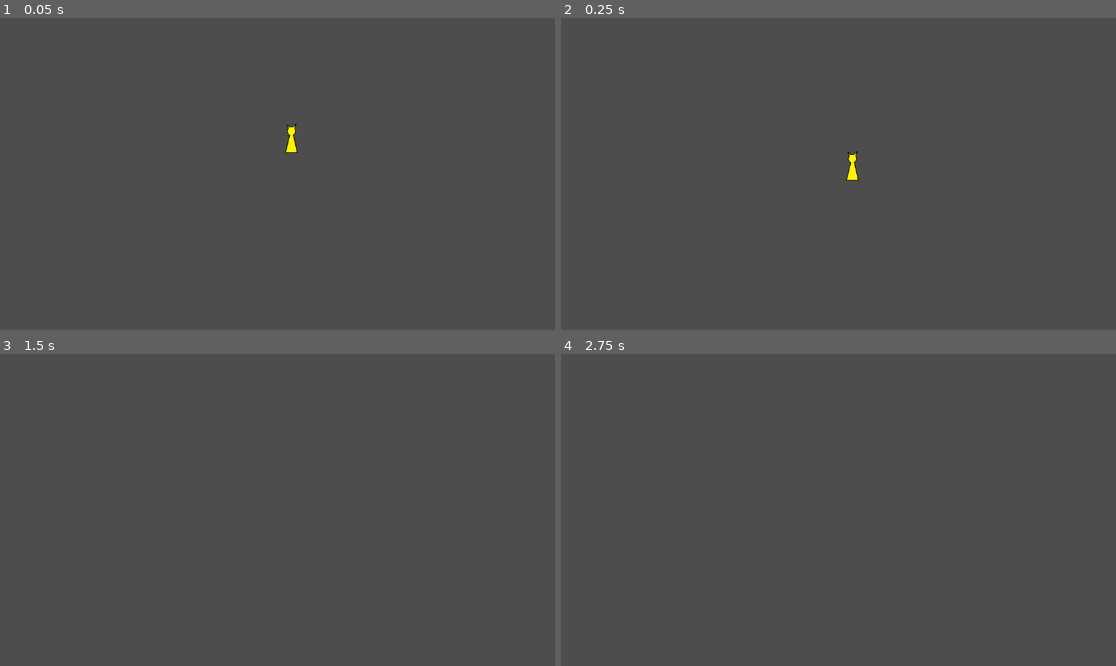
Above: before the commit, frames 1-4 (two rows, left to right).
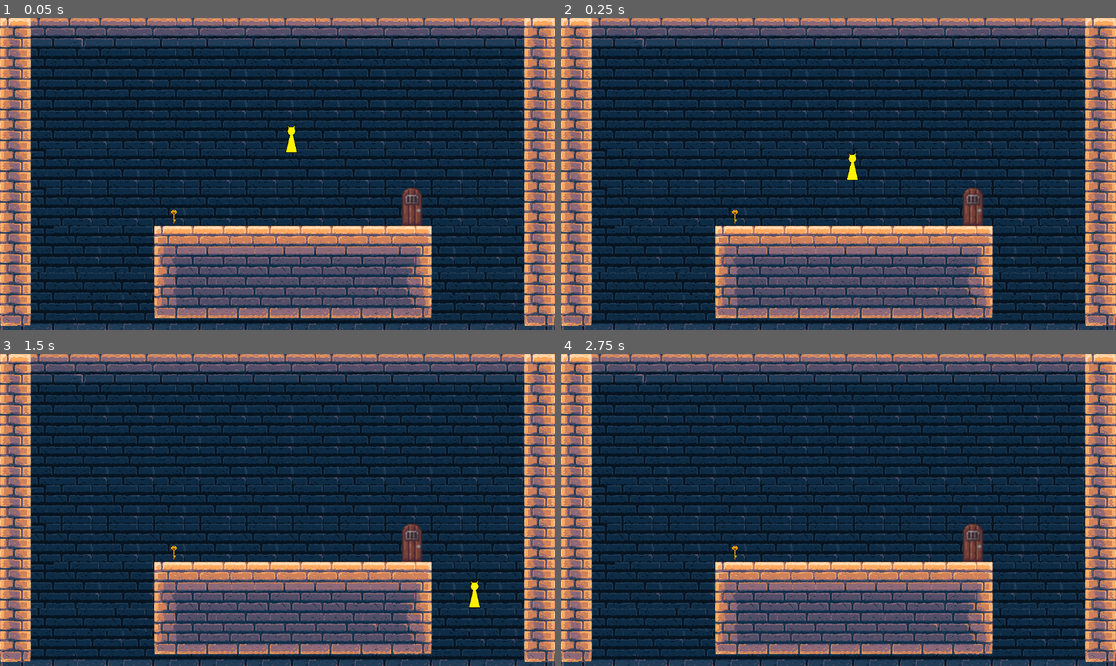
Above: after the commit, the same moments.

Repository: WalmartRoblox/Test-Game
Game: Godot game, scene res://world.tscn
The game is run twice, just before and just after one commit, with the same random seed, the same clock (stepped at 60 frames per second) and the same inputs. Before the commit the project starts from res://cat.tscn.
Inputs:
- Up to frame 1 (0.05 s): no input
- Up to frame 2 (0.25 s): no input
- Up to frame 3 (1.5 s): hold D (walk_right) from 0.53 s (still down); tap S (interact) at 0.6, 1.35 s; tap W (jump) at 0.77 s
- Up to frame 4 (2.75 s): tap W (jump) at 1.52 s; tap Enter at 2 s; release D (walk_right) at 2.03 s; hold A (walk_left) from 2.03 s (still down); tap S (interact) at 2.1 s

The runs differ from the first frame. In frame 1, 98% of the frame differs, in the area x 0-100%, y 0-100%; in frame 2, 98%; in frame 3, 98%; in frame 4, 98%.

Commit message:
Door+Key Mechanic
Added a pick up key and door system;
need to pick up the key before being able to open the door

Diff:
--- /dev/null
+++ b/Door.gd
@@ -0,0 +1,23 @@
+extends Node2D
+var can_open_door = false
+
+# Called when the node enters the scene tree for the first time.
+func _ready():
+	$AnimatedSprite2D.play("Closed")
+
+
+# Called every frame. 'delta' is the elapsed time since the previous frame.
+func _process(delta):
+	pass
+
+
+func _on_interaction_vinicity_area_entered(area):
+	if can_open_door:
+		$AnimatedSprite2D.play("Open")
+
+
+func _on_interaction_vinicinty_area_exited(area):
+	$AnimatedSprite2D.play("Closed")
+
+func _on_cat_key_collected():
+	can_open_door = true
--- a/cat.gd
+++ b/cat.gd
@@ -4,10 +4,11 @@
 @export var gravity = 30#gravit
 @export var jump = 500 #jump force
 
+signal key_collected
+
 # Called when the node enters the scene tree for the first time.
 func _ready():
 	pass # Replace with function body.
-
 
 # Called every frame. 'delta' is the elapsed time since the previous frame.
 func _process(delta):
@@ -23,6 +24,14 @@
 	velocity.x = speed *horizontal_direction
 	move_and_slide() #moves the player
 
+	if (Input.is_action_just_pressed("interact")):
+		print("interaction")
+		for body in $"Intereaction _Vicinity".get_overlapping_areas():
+			if body.is_in_group("keys"):
+				print("got key")
+				body.queue_free()
+
+
 #to add a cooldown on jumping so the player can't spam jump
 func _on_jump_timer_timeout():
 	$jump_timer.stop()
--- a/cat.tscn
+++ b/cat.tscn
@@ -17,6 +17,9 @@
 [sub_resource type="RectangleShape2D" id="RectangleShape2D_6ya2o"]
 size = Vector2(101, 237)
 
+[sub_resource type="CircleShape2D" id="CircleShape2D_gkbi4"]
+radius = 78.0
+
 [node name="Cat" type="CharacterBody2D"]
 position = Vector2(606, 248)
 scale = Vector2(0.5, 0.5)
@@ -27,11 +30,17 @@
 sprite_frames = SubResource("SpriteFrames_gs8hm")
 
 [node name="CollisionShape2D" type="CollisionShape2D" parent="."]
-position = Vector2(-5.5, -3.5)
+position = Vector2(-2, -2)
 scale = Vector2(0.5, 0.5)
 shape = SubResource("RectangleShape2D_6ya2o")
 
 [node name="jump_timer" type="Timer" parent="."]
 wait_time = 0.5
 
+[node name="Intereaction _Vicinity" type="Area2D" parent="."]
+
+[node name="CollisionShape2D" type="CollisionShape2D" parent="Intereaction _Vicinity"]
+shape = SubResource("CircleShape2D_gkbi4")
+
 [connection signal="timeout" from="jump_timer" to="." method="_on_jump_timer_timeout"]
+[connection signal="area_entered" from="Intereaction _Vicinity" to="." method="_on_intereaction__vicinity_area_entered"]
--- /dev/null
+++ b/door.tscn
@@ -0,0 +1,46 @@
+[gd_scene load_steps=6 format=3 uid="uid://48dghfjirwhq"]
+
+[ext_resource type="Script" path="res://Door.gd" id="1_bf4rp"]
+[ext_resource type="Texture2D" uid="uid://qvwob8dnau63" path="res://Sprites/Door-Closed.png" id="2_so5x2"]
+[ext_resource type="Texture2D" uid="uid://ccxwingmg3k5n" path="res://Sprites/Door-Open.png" id="3_j0mi3"]
+
+[sub_resource type="SpriteFrames" id="SpriteFrames_gtaie"]
+animations = [{
+"frames": [{
+"duration": 1.0,
+"texture": ExtResource("2_so5x2")
+}],
+"loop": true,
+"name": &"Closed",
+"speed": 5.0
+}, {
+"frames": [{
+"duration": 1.0,
+"texture": ExtResource("3_j0mi3")
+}],
+"loop": true,
+"name": &"Open",
+"speed": 5.0
+}]
+
+[sub_resource type="CircleShape2D" id="CircleShape2D_vf5wu"]
+radius = 20.6667
+
+[node name="Door" type="Node2D"]
+position = Vector2(658, 368)
+scale = Vector2(1.5, 1.5)
+script = ExtResource("1_bf4rp")
+
+[node name="AnimatedSprite2D" type="AnimatedSprite2D" parent="."]
+position = Vector2(0, 5)
+sprite_frames = SubResource("SpriteFrames_gtaie")
+animation = &"Closed"
+
+[node name="Interaction_Vincinity" type="Area2D" parent="."]
+
+[node name="CollisionShape2D" type="CollisionShape2D" parent="Interaction_Vincinity"]
+position = Vector2(0, 6)
+shape = SubResource("CircleShape2D_vf5wu")
+
+[connection signal="area_entered" from="Interaction_Vincinity" to="." method="_on_interaction_vinicity_area_entered"]
+[connection signal="area_exited" from="Interaction_Vincinity" to="." method="_on_interaction_vinicity_area_exited"]
--- /dev/null
+++ b/key.gd
@@ -0,0 +1,11 @@
+extends Node2D
+
+
+# Called when the node enters the scene tree for the first time.
+func _ready():
+	pass # Replace with function body.
+
+
+# Called every frame. 'delta' is the elapsed time since the previous frame.
+func _process(delta):
+	pass
--- /dev/null
+++ b/key.tscn
@@ -0,0 +1,32 @@
+[gd_scene load_steps=5 format=3 uid="uid://biaojwgb3vrdk"]
+
+[ext_resource type="Script" path="res://key.gd" id="1_1mlf3"]
+[ext_resource type="Texture2D" uid="uid://d1f0y0v7262uy" path="res://Sprites/door-key-vintage-game-pixel-art-vector-47158822-removebg-preview.png" id="2_d5i41"]
+
+[sub_resource type="SpriteFrames" id="SpriteFrames_23x8j"]
+animations = [{
+"frames": [{
+"duration": 1.0,
+"texture": ExtResource("2_d5i41")
+}],
+"loop": true,
+"name": &"default",
+"speed": 5.0
+}]
+
+[sub_resource type="CircleShape2D" id="CircleShape2D_w38b0"]
+radius = 1072.18
+
+[node name="key" type="Area2D" groups=["keys"]]
+position = Vector2(458, 267)
+scale = Vector2(0.28, 0.28)
+script = ExtResource("1_1mlf3")
+
+[node name="AnimatedSprite2D" type="AnimatedSprite2D" parent="." groups=["keys"]]
+scale = Vector2(0.3, 0.3)
+sprite_frames = SubResource("SpriteFrames_23x8j")
+
+[node name="CollisionShape2D" type="CollisionShape2D" parent="." groups=["keys"]]
+position = Vector2(1.68005, -5.59998)
+scale = Vector2(0.0784, 0.0784)
+shape = SubResource("CircleShape2D_w38b0")
--- a/project.godot
+++ b/project.godot
@@ -11,7 +11,7 @@
 [application]
 
 config/name="Purrunzle"
-run/main_scene="res://cat.tscn"
+run/main_scene="res://world.tscn"
 config/features=PackedStringArray("4.2", "Forward Plus")
 config/icon="res://icon.svg"
 
--- a/world.tscn
+++ b/world.tscn
@@ -1,9 +1,11 @@
-[gd_scene load_steps=5 format=3 uid="uid://dphnnel87ujw5"]
+[gd_scene load_steps=7 format=3 uid="uid://dphnnel87ujw5"]
 
 [ext_resource type="Script" path="res://world.gd" id="1_37yui"]
 [ext_resource type="PackedScene" uid="uid://x4ibfx1mri0a" path="res://tile_map.tscn" id="2_8e02q"]
 [ext_resource type="PackedScene" uid="uid://dhvqxpvj0w7uj" path="res://cat.tscn" id="2_k60cn"]
 [ext_resource type="PackedScene" uid="uid://carc1n2fye2x8" path="res://platform.tscn" id="3_h06fp"]
+[ext_resource type="PackedScene" uid="uid://48dghfjirwhq" path="res://door.tscn" id="5_aa83p"]
+[ext_resource type="PackedScene" uid="uid://biaojwgb3vrdk" path="res://key.tscn" id="6_2hejl"]
 
 [node name="world" type="Node2D"]
 script = ExtResource("1_37yui")
@@ -19,3 +21,13 @@
 
 [node name="FrontTiles" parent="." instance=ExtResource("2_8e02q")]
 layer_0/tile_data = PackedInt32Array(1769492, 0, 0, 1835028, 0, 1, 1900564, 0, 2, 1966100, 0, 3, 2031636, 0, 4, 2097172 …(15121 unchanged characters)…
+
+[node name="Door" parent="." instance=ExtResource("5_aa83p")]
+position = Vector2(855, 379)
+scale = Vector2(2.58, 2.58)
+
+[node name="key" parent="." instance=ExtResource("6_2hejl")]
+position = Vector2(361, 414)
+
+[connection signal="key_collected" from="Cat" to="." method="_on_cat_key_collected"]
+[connection signal="key_collected" from="Cat" to="Door" method="_on_cat_key_collected"]
Binary file added: Sprites/Door-Closed.png
Not shown, added: Sprites/Door-Closed.png.import
Binary file added: Sprites/Door-Open.png
Not shown, added: Sprites/Door-Open.png.import
Binary file added: Sprites/door-key-vintage-game-pixel-art-vector-47158822-removebg-preview.png
Not shown, added: Sprites/door-key-vintage-game-pixel-art-vector-47158822-removebg-preview.png.import
Not shown: 1 places in cat.tscn that only renumber resources
